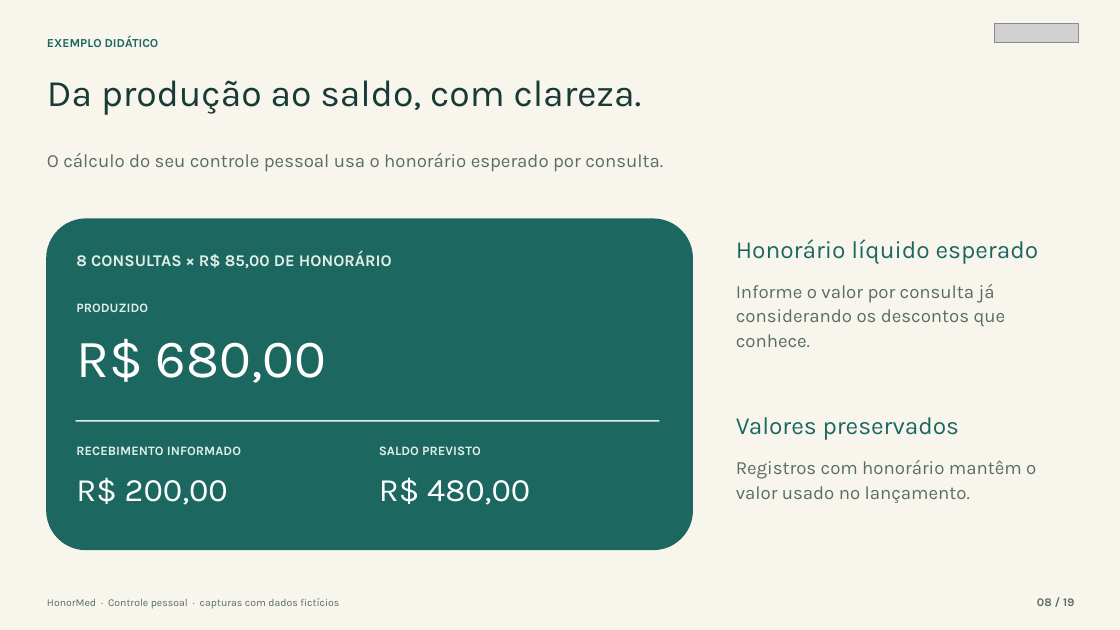
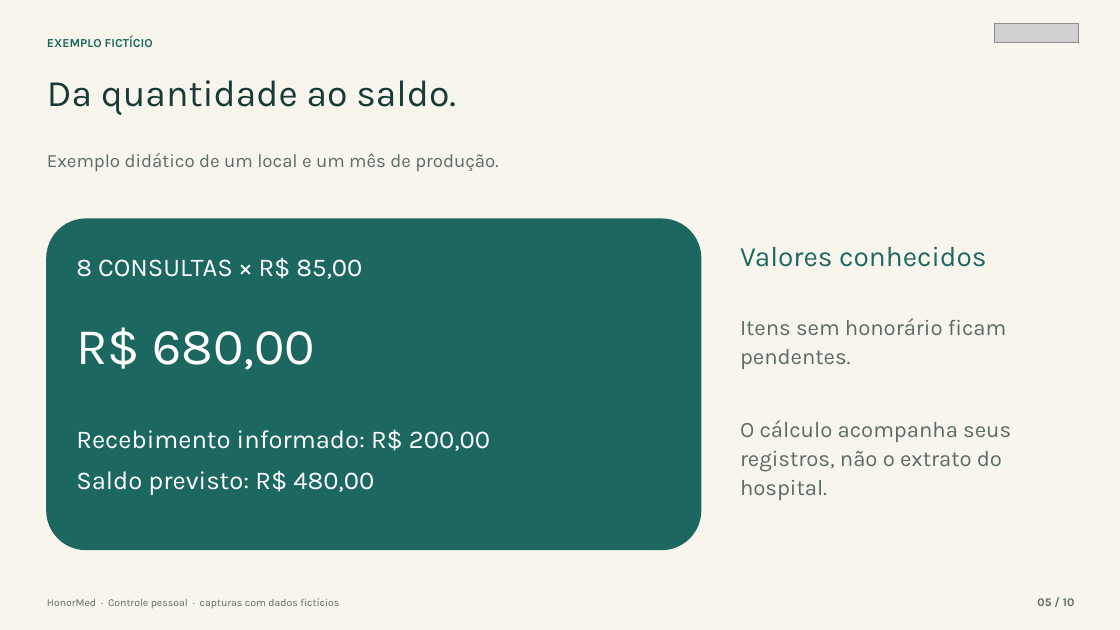
Before and after one commit to Gor0d/HonorMed, a slide deck: slide 5 of docs/apresentacao/HonorMed_Apresentacao_Medicos.pptx (slide 8 before the commit). Drawn at 1120x630 pixels with LibreOffice and Linux fonts; fonts in the diff are those of the drawing; grey boxes stand for pictures. Boxes give left, top, right and bottom in pixels: in the first picture for what was removed or moved away, otherwise in the second. Text is boxed around its words. In the diff, an @@ line names an element or a change of style, - is before the commit and + after.

```diff
--- a/docs/apresentacao/HonorMed_Apresentacao_Medicos.pptx
+++ b/docs/apresentacao/HonorMed_Apresentacao_Medicos.pptx
@@ text at <box>47,36,153,47</box>: text changed @@
-EXEMPLO DIDÁTICO
+EXEMPLO FICTÍCIO
@@ text at <box>47,80,456,115</box>: text changed @@
-Da produção ao saldo, com clareza.
+Da quantidade ao saldo.
@@ text at <box>47,153,498,172</box>: text changed @@
-O cálculo do seu controle pessoal usa o honorário esperado por consulta.
+Exemplo didático de um local e um mês de produção.
@@ rounded rectangle: place and size @@
-rounded rectangle at <box>46,218,693,550</box>
+rounded rectangle at <box>46,218,702,550</box>
@@ text removed at <box>736,239,1039,264</box> @@
-Honorário líquido esperado
@@ text at <box>76,257,362,279</box>: text changed; size 14 to 22 pt; text colour #E0EEE7 to #FFFFFF; bold off @@
-8 CONSULTAS × R$ 85,00 DE HONORÁRIO
+8 CONSULTAS × R$ 85,00
@@ text added at <box>740,246,986,267</box>, 24 pt, text #1C6860 @@
+Valores conhecidos
@@ text removed at <box>736,284,1006,347</box> @@
-Informe o valor por consulta já considerando os descontos que conhece.
@@ text "R$ 680,00": place and size @@
-text "R$ 680,00" at <box>76,338,326,383</box>
+text "R$ 680,00" at <box>76,327,315,370</box>
@@ text "R$ 680,00" at <box>76,327,315,370</box>: size 46 to 44 pt; line spacing 1 to 1.1; more space between paragraphs @@
@@ text removed at <box>76,303,148,312</box> @@
-PRODUZIDO
@@ text added at <box>740,318,1011,500</box>, 19 pt, text #596C66 @@
+Itens sem honorário ficam pendentes.
+O cálculo acompanha seus registros, não o extrato do hospital.
@@ text removed at <box>736,417,960,440</box> @@
-Valores preservados
@@ rectangle removed at <box>76,420,660,422</box> @@
@@ text removed at <box>76,446,241,455</box> @@
-RECEBIMENTO INFORMADO
@@ text added at <box>76,429,490,495</box>, 22 pt, text #FFFFFF @@
+Recebimento informado: R$ 200,00
+Saldo previsto: R$ 480,00
@@ text removed at <box>379,446,481,455</box> @@
-SALDO PREVISTO
@@ text removed at <box>76,477,228,505</box> @@
-R$ 200,00
@@ text removed at <box>379,477,530,505</box> @@
-R$ 480,00
@@ text removed at <box>736,460,1036,503</box> @@
-Registros com honorário mantêm o valor usado no lançamento.
@@ text at <box>1037,598,1075,606</box>: text changed @@
-08 / 19
+05 / 10
```
Also in this commit, not shown: 5 other slides changed, 4 slides added, 13 slides removed, 21 other files.
